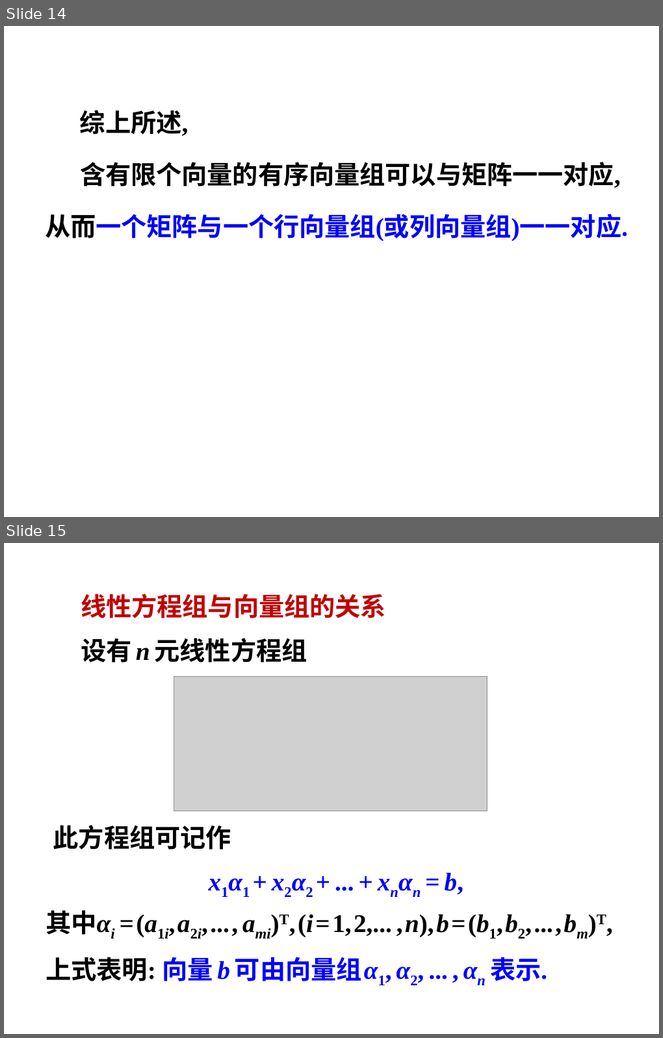
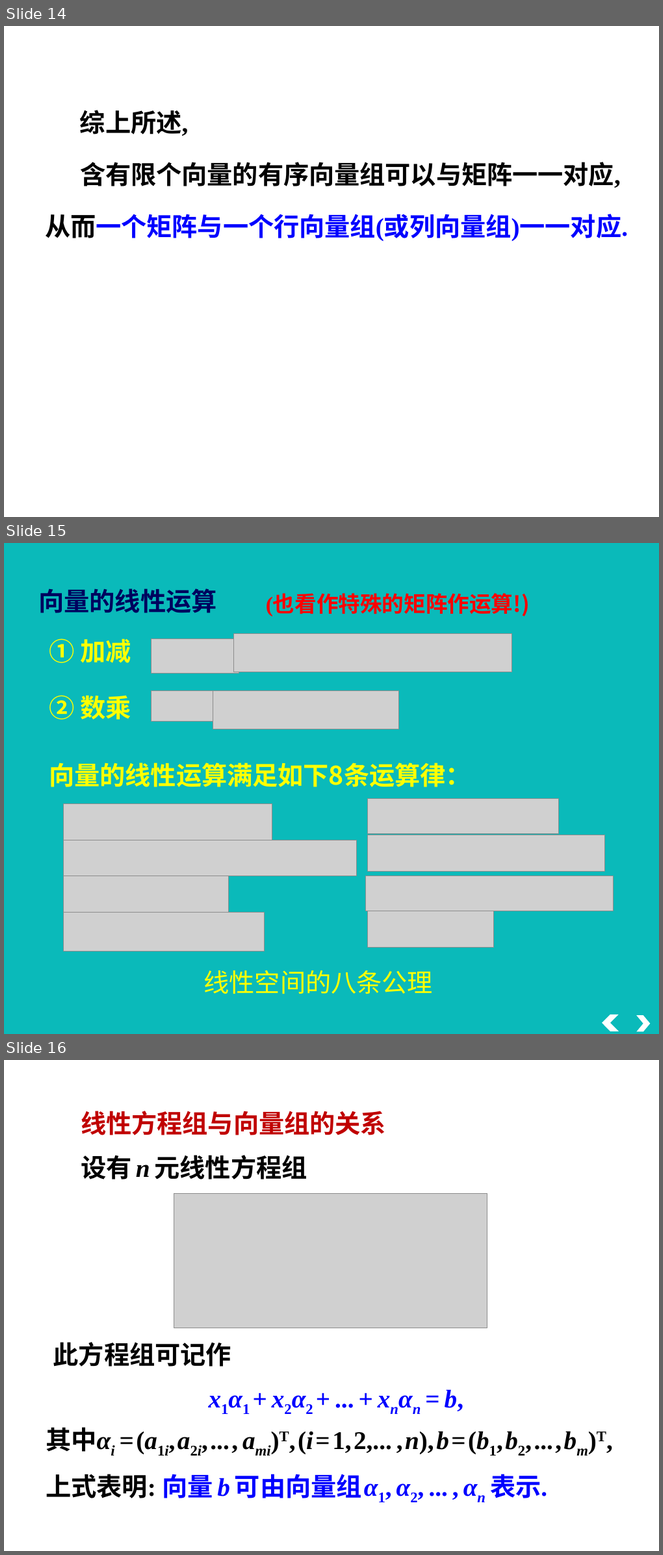
Before and after one commit to zeemeil/zeemeil.github.io, a slide deck: files/2025_2_LM/1107_0302.pptx. Shown one above the other, each under a label of ours: slides 14 and 15 before the commit, slides 14, 15 and 16 after it. The pictures are 663x1038 and 663x1555 pixels, drawn with LibreOffice and Linux fonts; fonts in the diff are those of the drawing; grey boxes stand for pictures; background and template pictures are left out. Boxes give left, top, right and bottom in pixels: in the first picture for what was removed or moved away, otherwise in the second. Text is boxed around its words. In the diff, an @@ line names an element or a change of style, - is before the commit and + after.

```diff
--- a/files/2025_2_LM/1107_0302.pptx
+++ b/files/2025_2_LM/1107_0302.pptx
@@ slide 15 added at (4,543,659,1034), background #0ABABA @@
@@ text added at (38,589,217,613), 28 pt, text #00005E, bold @@
+向量的线性运算
@@ text added at (266,595,530,616), 24 pt, text #FF0000, bold @@
+(也看作特殊的矩阵作运算!)
@@ text added at (49,639,131,663), 28 pt, text #FFFF00, bold @@
+① 加减
@@ picture added at (151,639,239,674) @@
@@ picture added at (233,634,512,673) @@
@@ text added at (49,695,131,720), 28 pt, text #FFFF00, bold @@
+② 数乘
@@ picture added at (151,691,213,721) @@
@@ picture added at (213,691,399,729) @@
@@ text added at (49,763,471,787), 28 pt, text #FFFF00, bold @@
+向量的线性运算满足如下8条运算律：
@@ picture added at (63,804,272,843) @@
@@ picture added at (367,799,558,835) @@
@@ picture added at (63,841,356,876) @@
@@ picture added at (367,835,605,872) @@
@@ picture added at (63,876,228,915) @@
@@ picture added at (365,876,612,911) @@
@@ picture added at (63,913,264,951) @@
@@ picture added at (368,911,495,948) @@
@@ text added at (204,971,433,994), 28 pt, text #FFFF00 @@
+线性空间的八条公理
@@ chevron added at (602,1015,620,1032), fill #FFFFFF @@
@@ chevron added at (637,1016,651,1032), fill #FFFFFF @@
@@ what was slide 15 is now slide 16 @@
```
Also in this commit, not shown: 9 other slides added, 11 other files.
